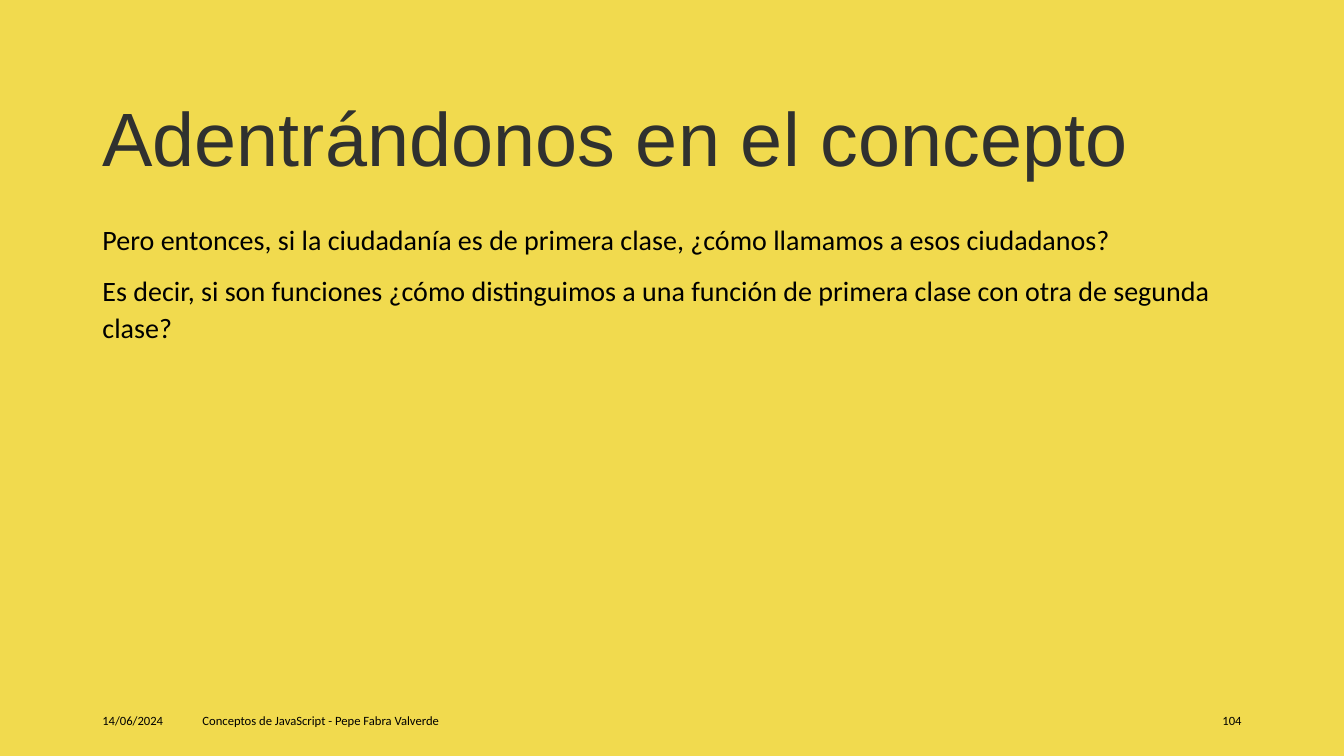
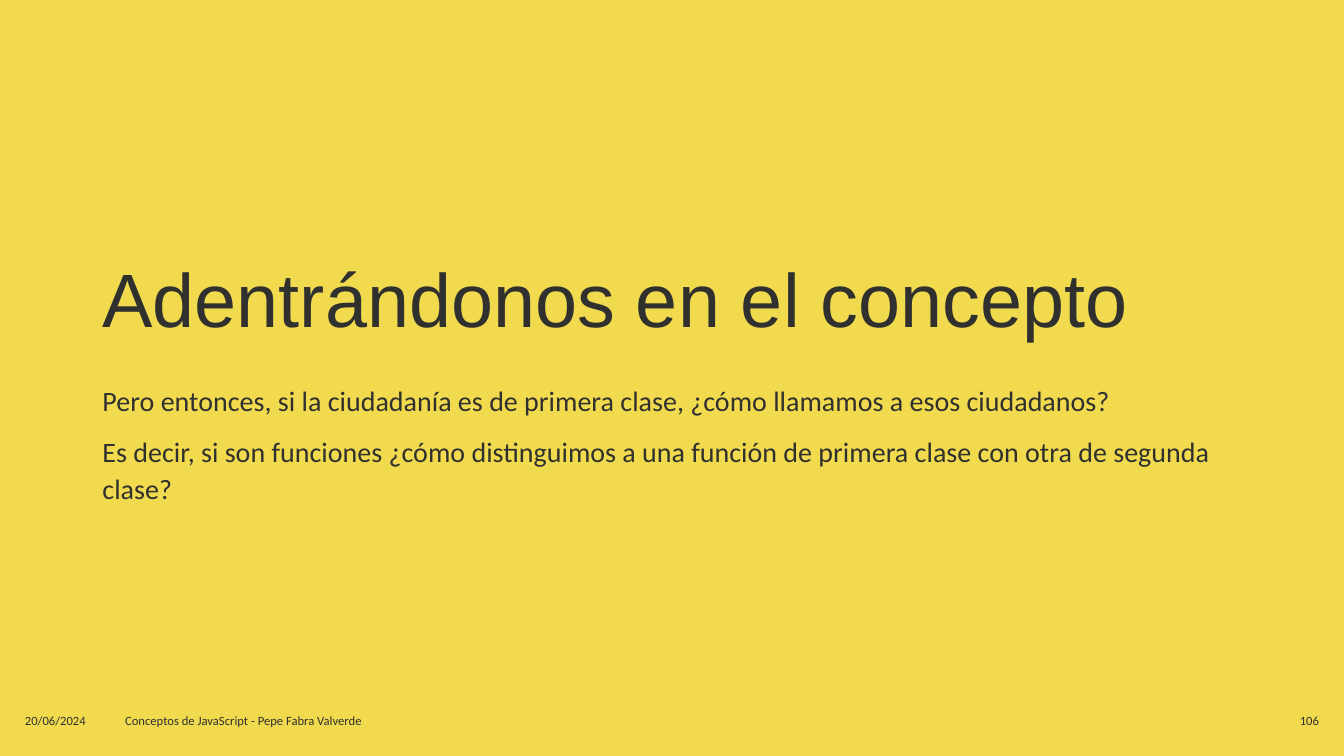
Before and after one commit to jofaval/talks-about, a slide deck: slide 106 of concepts-of-js/conceps-of-js.es.pptx (slide 104 before the commit). Drawn at 1344x756 pixels with LibreOffice and Linux fonts; fonts in the diff are those of the drawing. Boxes give left, top, right and bottom in pixels: in the first picture for what was removed or moved away, otherwise in the second. Text is boxed around its words. In the diff, an @@ line names an element or a change of style, - is before the commit and + after.

```diff
--- a/concepts-of-js/conceps-of-js.es.pptx
+++ b/concepts-of-js/conceps-of-js.es.pptx
@@ title "Adentrándonos en el concepto": place and size @@
-title "Adentrándonos en el concepto" at box(102, 110, 1128, 180)
+title "Adentrándonos en el concepto" at box(102, 271, 1128, 341)
@@ text "Pero entonces, si la ciudadanía ...": place and size @@
-text "Pero entonces, si la ciudadanía ..." at box(102, 230, 1209, 339)
+text "Pero entonces, si la ciudadanía ..." at box(102, 391, 1209, 499)
@@ text "Pero entonces, si la ciudadanía ..." at box(102, 391, 1209, 499): text colour #000000 to #30312F @@
@@ text at box(25, 716, 86, 726): text changed; text colour #000000 to #30312F @@
-14/06/2024
+20/06/2024
@@ text "Conceptos de JavaScript - Pepe ..." at box(125, 716, 361, 727): text colour #000000 to #30312F @@
@@ text "Conceptos de JavaScript - Pepe ...": place and size @@
-text "Conceptos de JavaScript - Pepe ..." at box(202, 716, 439, 727)
+text "Conceptos de JavaScript - Pepe ..." at box(125, 716, 361, 727)
@@ page number removed at box(1222, 717, 1241, 725) @@
-104
@@ page number added at box(1300, 716, 1319, 725), 9 pt, text #30312F @@
+106
```
Also in this commit, not shown: 119 other slides changed, 12 slides added, 10 slides removed, 21 other files.
